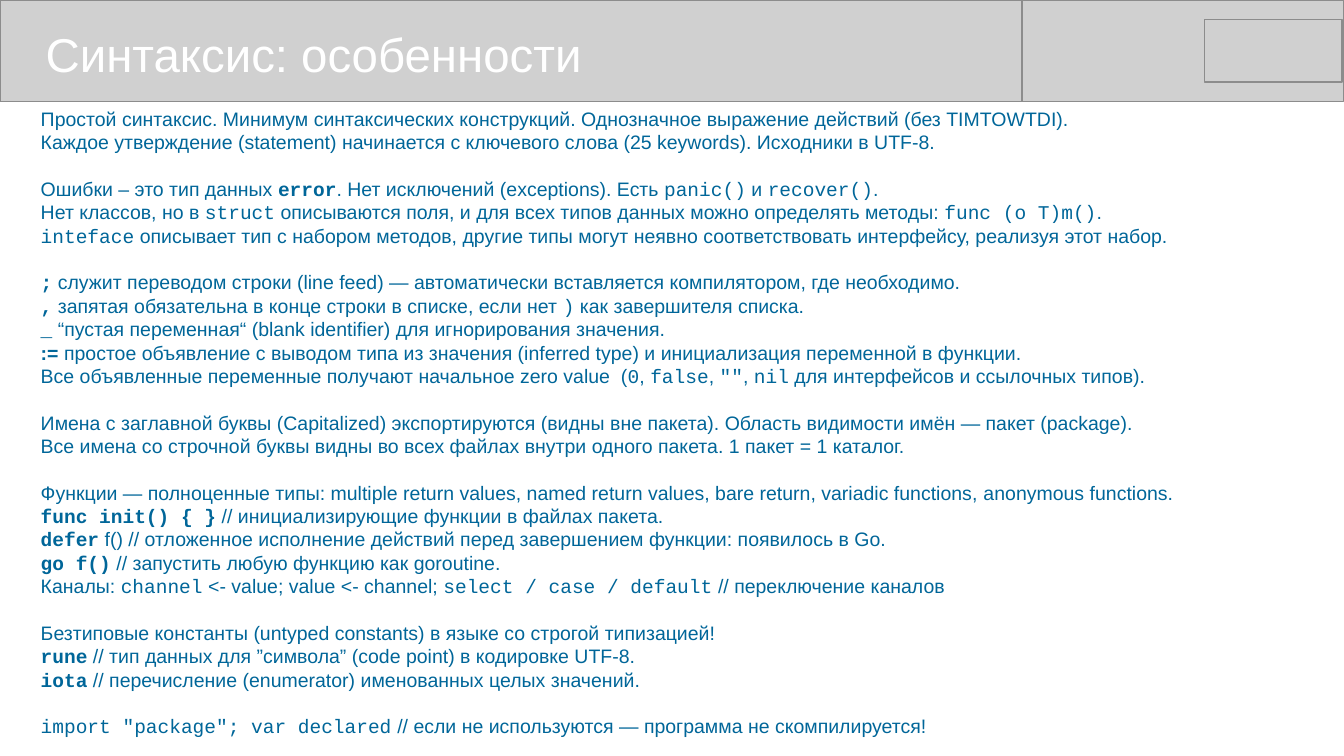
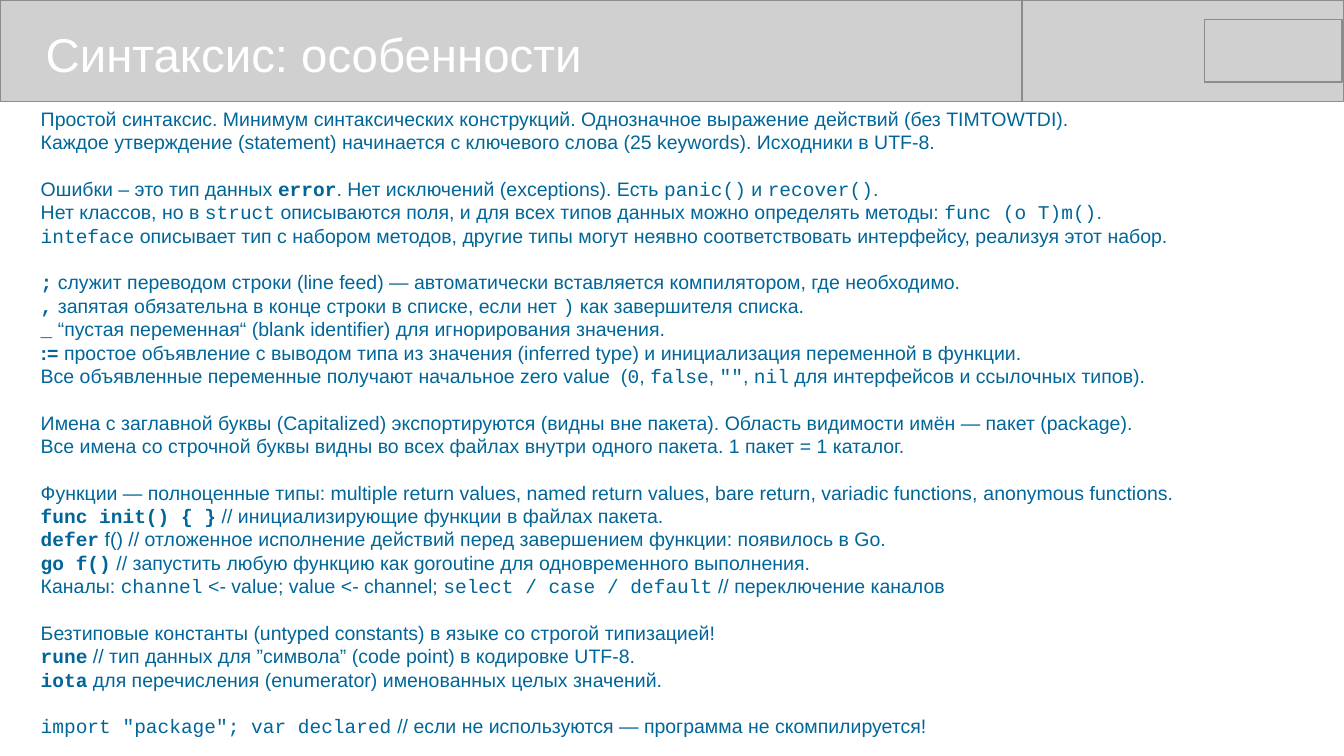
Before and after one commit to mike-shock/Go_language, a slide deck: slide 11 of Go_Preview.odp. Drawn at 1344x756 pixels with LibreOffice and Linux fonts; fonts in the diff are those of the drawing; grey boxes stand for pictures. Boxes give left, top, right and bottom in pixels: in the first picture for what was removed or moved away, otherwise in the second. Text is boxed around its words. In the diff, an @@ line names an element or a change of style, - is before the commit and + after.

```diff
--- a/Go_Preview.odp
+++ b/Go_Preview.odp
@@ text at <box>41,555,810,574</box>: text changed @@
-go f() // запустить любую функцию как goroutine.
+go f() // запустить любую функцию как goroutine для одновременного выполнения.
@@ text at <box>41,672,662,691</box>: text changed @@
-iota // перечисление (enumerator) именованных целых значений.
+iota для перечисления (enumerator) именованных целых значений.
```
Also in this commit, not shown: 10 other slides changed, 1 other file.
